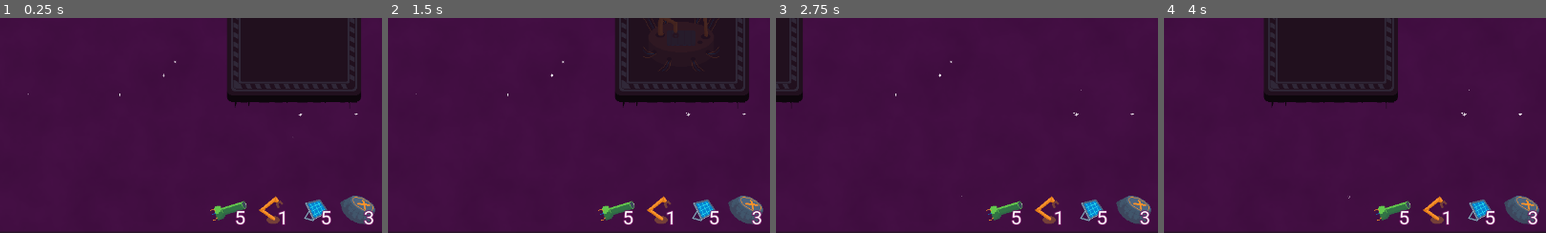
Above: before the commit, frames 1-4 (left to right).
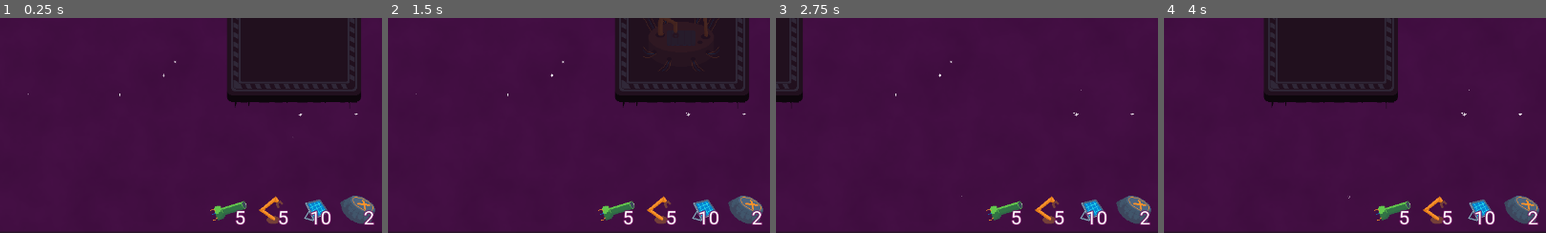
Above: after the commit, the same moments.

Repository: EdShel/StellarConstructor
Game: Godot game, scene res://objects/game.tscn
Two runs of this game, one before a commit and one after it. Both use one fixed random seed, a clock stepped at 60 frames per second and the inputs below.
Inputs (mouse positions are % of the whole screen's width and height, from its top left):
- Up to frame 1 (0.25 s): no input
- Up to frame 2 (1.5 s): tap Enter at 0.5 s; drag from (42, 91) to (60, 28) at 0.52 s; tap Space at 1.25 s; drag from (47, 91) to (50, 50) at 1.27 s
- Up to frame 3 (2.75 s): tap Enter at 2 s; move the mouse to (53, 91) at 2.02 s; hold D (right) from 2.03 s (still down); click (53, 91) at 2.17 s
- Up to frame 4 (4 s): release D (right) at 2.75 s; drag from (58, 91) to (6, 41) at 2.77 s; tap Space at 3.5 s; move the mouse to (80, 65) at 3.52 s; hold A (left) from 3.53 s (still down)
The pictures show only the part of the screen within x 12-62%, y 46-96%; the shares and areas given below are measured in that part.

The runs differ from the first frame. In frame 1, 0.4% of the frame differs, in the area x 72-98%, y 89-97%; in frame 2, 0.4%; in frame 3, 0.4%; in frame 4, 0.4%.

Commit message:
Extract planet config to separate file

Diff:
--- a/data/factory_recipes/factory_recipe.gd
+++ b/data/factory_recipes/factory_recipe.gd
@@ -26,7 +26,7 @@
 	return [
 		FactoryRecipe.new(
 			[
-				Ingredient.new("ore", 10),
+				Ingredient.new("ore", 8),
 				Ingredient.new("water", 1),
 			],
 			"ingot", # result
--- /dev/null
+++ b/data/factory_recipes/planet_config.gd
@@ -0,0 +1,36 @@
+class_name PlanetConfig
+
+var result_item: String = "ore"
+var planet_buffer: float = 100.0
+var send_rocket_threshold: float = 100.0
+var planet_buffer_limit: float = 200
+var mining_rate_per_sec: float = 1.0
+
+static func create_planets() -> Array[PlanetConfig]:
+	var result: Array[PlanetConfig] = []
+
+	var ore = PlanetConfig.new()
+	ore.result_item = "ore"
+	ore.planet_buffer = 100.0
+	ore.send_rocket_threshold = 100.0
+	ore.planet_buffer_limit = 200.0
+	ore.mining_rate_per_sec = 1.0
+	result.push_back(ore)
+
+	var crystal = PlanetConfig.new()
+	crystal.result_item = "crystal"
+	crystal.planet_buffer = 100.0
+	crystal.send_rocket_threshold = 100.0
+	crystal.planet_buffer_limit = 200.0
+	crystal.mining_rate_per_sec = 1.0
+	result.push_back(crystal)
+
+	var water = PlanetConfig.new()
+	water.result_item = "water"
+	water.planet_buffer = 100.0
+	water.send_rocket_threshold = 100.0
+	water.planet_buffer_limit = 200.0
+	water.mining_rate_per_sec = 1.0
+	result.push_back(water)
+
+	return result
--- a/objects/game.gd
+++ b/objects/game.gd
@@ -7,7 +7,7 @@
 var inventory: Inventory = Inventory.new([
 	{
 		"item": "solar",
-		"count": 5,
+		"count": 10,
 	},
 	{
 		"item": "piston",
@@ -15,11 +15,11 @@
 	},
 	{
 		"item": "factory",
-		"count": 1,
+		"count": 5,
 	},
 	{
 		"item": "landing_pad",
-		"count": 3,
+		"count": 2,
 	},
 ])
 
@@ -27,9 +27,8 @@
 var power_production = 0
 var power_consumption = 0
 
-var ore_miner: ResourceMiner
-var crystal_miner: ResourceMiner
-var water_miner: ResourceMiner
+var planets: Array[PlanetConfig]
+var miners: Array[ResourceMiner] = []
 
 func _enter_tree() -> void:
 	SC.connect("toolbar_item_pressed", handle_toolbar_item_pressed)
@@ -42,9 +41,10 @@
 	SC.connect("increase_inventory_item", handle_increase_inventory_item)
 	SC.connect("increase_mining_speed", handle_increase_mining_speed)
 
-	ore_miner = ResourceMiner.new("ore")
-	crystal_miner = ResourceMiner.new("crystal")
-	water_miner = ResourceMiner.new("water")
+	planets = PlanetConfig.create_planets()
+	for planet in planets:
+		var miner = ResourceMiner.new(planet)
+		miners.push_back(miner)
 
 	SC.set_game(self)
 
@@ -56,9 +56,8 @@
 	return # TODO: unsubscribe
 
 func _process(delta: float) -> void:
-	ore_miner.process(delta)
-	crystal_miner.process(delta)
-	water_miner.process(delta)
+	for miner in miners:
+		miner.process(delta)
 
 func handle_toolbar_item_pressed(item_type: String) -> void:
 	if _ghost_node_item == item_type:
@@ -121,40 +120,36 @@
 	%Toolbar.init_inventory(inventory.items)
 
 func handle_increase_mining_speed():
-	ore_miner.mining_rate_per_sec *= 2.0
-	crystal_miner.mining_rate_per_sec *= 2.0
-	water_miner.mining_rate_per_sec *= 2.0
+	for planet in planets:
+		planet.mining_rate_per_sec *= 1.02
 
 class ResourceMiner:
-	var planet_buffer: float = 100.0
-	var planet_buffer_limit: float = 500
-	var mining_rate_per_sec: float = 3.0
-	var item_type: String
+	var planet: PlanetConfig
 
 	var previous_round_robin_index = -1
 
-	func _init(item_type: String) -> void:
-		self.item_type = item_type
+	func _init(planet: PlanetConfig) -> void:
+		self.planet = planet
 
 	func process(dt: float) -> void:
-		if planet_buffer < planet_buffer_limit:
-			planet_buffer += dt * mining_rate_per_sec
+		if planet.planet_buffer < planet.planet_buffer_limit:
+			planet.planet_buffer += dt * planet.mining_rate_per_sec
 		try_dump_buffer_to_landing_pad()
 
 	func try_dump_buffer_to_landing_pad() -> void:
 		var game = SC.game
 		var landing_pads = game.get_tree().get_nodes_in_group("landing_pads")
 		var matching_landing_pads = landing_pads.filter(func(l):
-			return l.recipe.size() > 0 and l.recipe["item_type"] == item_type
+			return l.recipe.size() > 0 and l.recipe["item_type"] == planet.result_item
 		)
 		if matching_landing_pads.size() == 0:
 			return
-		var items_to_dump = matching_landing_pads.front().recipe["item_count"]
-		if (self.planet_buffer < items_to_dump):
+		var items_to_dump = planet.send_rocket_threshold
+		if (planet.planet_buffer < items_to_dump):
 			return
 		self.previous_round_robin_index = wrapi(self.previous_round_robin_index + 1, 0, matching_landing_pads.size())
 		var target_pad = matching_landing_pads[self.previous_round_robin_index]
 		if target_pad.is_landing_rocket:
 			return
-		target_pad.accept_rocket(self.item_type, items_to_dump)
-		self.planet_buffer -= items_to_dump
+		target_pad.accept_rocket(planet.result_item, items_to_dump)
+		planet.planet_buffer -= items_to_dump
--- a/objects/ui/build_manager/factory_recipe_popup.tscn
+++ b/objects/ui/build_manager/factory_recipe_popup.tscn
@@ -5,6 +5,14 @@
 
 [node name="FactoryRecipePopup" instance=ExtResource("1_7un4a")]
 script = ExtResource("2_diqcv")
+
+[node name="Title" parent="HBoxContainer/MarginContainer/VBoxContainer" index="0"]
+text = "Space Factory"
+
+[node name="Subtitle" parent="HBoxContainer/MarginContainer/VBoxContainer" index="1"]
+text = "Select crafting recipe for this machine.
+Supply necessary ingredients using Gravity Pistons (i.e. buildings can NOT exchange items without Pistons).
+Also, use Gravity Pistons to extract the produced item to be supplied to other Space Factories."
 
 [node name="Items" type="HFlowContainer" parent="HBoxContainer/MarginContainer/VBoxContainer" index="2"]
 unique_name_in_owner = true
--- a/objects/ui/build_manager/launch_pad_recipe_popup.gd
+++ b/objects/ui/build_manager/launch_pad_recipe_popup.gd
@@ -2,9 +2,14 @@
 class_name LaunchPadRecipePopup
 
 func _ready() -> void:
-	for child in %RecipesList.get_children():
-		child.clicked.connect(handle_recipe_clicked)
-
+	for planet in SC.game.planets:
+		var recipe = preload("res://objects/ui/build_manager/recipe_item.tscn").instantiate()
+		recipe.item_type = planet.result_item
+		recipe.item_count = planet.send_rocket_threshold
+		recipe.icon = ItemHelper.get_item_icon(planet.result_item)
+		recipe.recipe_name = "%s x%s" % [ItemHelper.get_item_name(planet.result_item), planet.send_rocket_threshold]
+		recipe.clicked.connect(handle_recipe_clicked)
+		%RecipesList.add_child(recipe)
 
 func handle_recipe_clicked(recipe: ToolbarItem) -> void:
 	var data = {
--- a/objects/ui/build_manager/launch_pad_recipe_popup.tscn
+++ b/objects/ui/build_manager/launch_pad_recipe_popup.tscn
@@ -1,11 +1,7 @@
-[gd_scene load_steps=7 format=3 uid="uid://h35ewf03pur5"]
+[gd_scene load_steps=3 format=3 uid="uid://h35ewf03pur5"]
 
 [ext_resource type="PackedScene" uid="uid://11ur7mtmo2rn" path="res://objects/ui/build_manager/base_popup.tscn" id="1_7ie3x"]
 [ext_resource type="Script" path="res://objects/ui/build_manager/launch_pad_recipe_popup.gd" id="2_d8osi"]
-[ext_resource type="PackedScene" uid="uid://cheh1dak3vjjt" path="res://objects/ui/build_manager/recipe_item.tscn" id="2_g27pd"]
-[ext_resource type="Texture2D" uid="uid://b2qcqcgb1fqoc" path="res://sprites/items/ore.tres" id="3_b3mew"]
-[ext_resource type="Texture2D" uid="uid://bj2o48xnj06f8" path="res://sprites/items/crystal.tres" id="5_yw5ir"]
-[ext_resource type="Texture2D" uid="uid://cuj2sot1ws2ri" path="res://sprites/items/water.tres" id="6_kpm6o"]
 
 [node name="LaunchPadRecipePopup" instance=ExtResource("1_7ie3x")]
 script = ExtResource("2_d8osi")
@@ -13,22 +9,4 @@
 [node name="RecipesList" type="HBoxContainer" parent="HBoxContainer/MarginContainer/VBoxContainer" index="2"]
 unique_name_in_owner = true
 layout_mode = 2
-
-[node name="RecipeItem" parent="HBoxContainer/MarginContainer/VBoxContainer/RecipesList" index="0" instance=ExtResource("2_g27pd")]
-layout_mode = 2
-recipe_name = "Material delivery"
-icon = ExtResource("3_b3mew")
-item_count = 50
-
-[node name="RecipeItem2" parent="HBoxContainer/MarginContainer/VBoxContainer/RecipesList" index="1" instance=ExtResource("2_g27pd")]
-layout_mode = 2
-recipe_name = "Crystal delivery"
-icon = ExtResource("5_yw5ir")
-item_type = "crystal"
-item_count = 100
-
-[node name="RecipeItem3" parent="HBoxContainer/MarginContainer/VBoxContainer/RecipesList" index="2" instance=ExtResource("2_g27pd")]
-layout_mode = 2
-recipe_name = "Liquid Hydrogen"
-icon = ExtResource("6_kpm6o")
-item_type = "water"
+theme_override_constants/separation = 16
--- a/objects/ui/build_manager/piston_popup.tscn
+++ b/objects/ui/build_manager/piston_popup.tscn
@@ -9,6 +9,13 @@
 
 [node name="PistonPopup" instance=ExtResource("1_5ae4e")]
 script = ExtResource("2_cb4u1")
+
+[node name="Title" parent="HBoxContainer/MarginContainer/VBoxContainer" index="0"]
+text = "Gravity Piston"
+
+[node name="Subtitle" parent="HBoxContainer/MarginContainer/VBoxContainer" index="1"]
+text = "Change the direction the Piston shoots items towards.
+Needs to extract the items from either a Landing Pad or a Space Factory."
 
 [node name="Directions" type="HBoxContainer" parent="HBoxContainer/MarginContainer/VBoxContainer" index="2"]
 unique_name_in_owner = true
